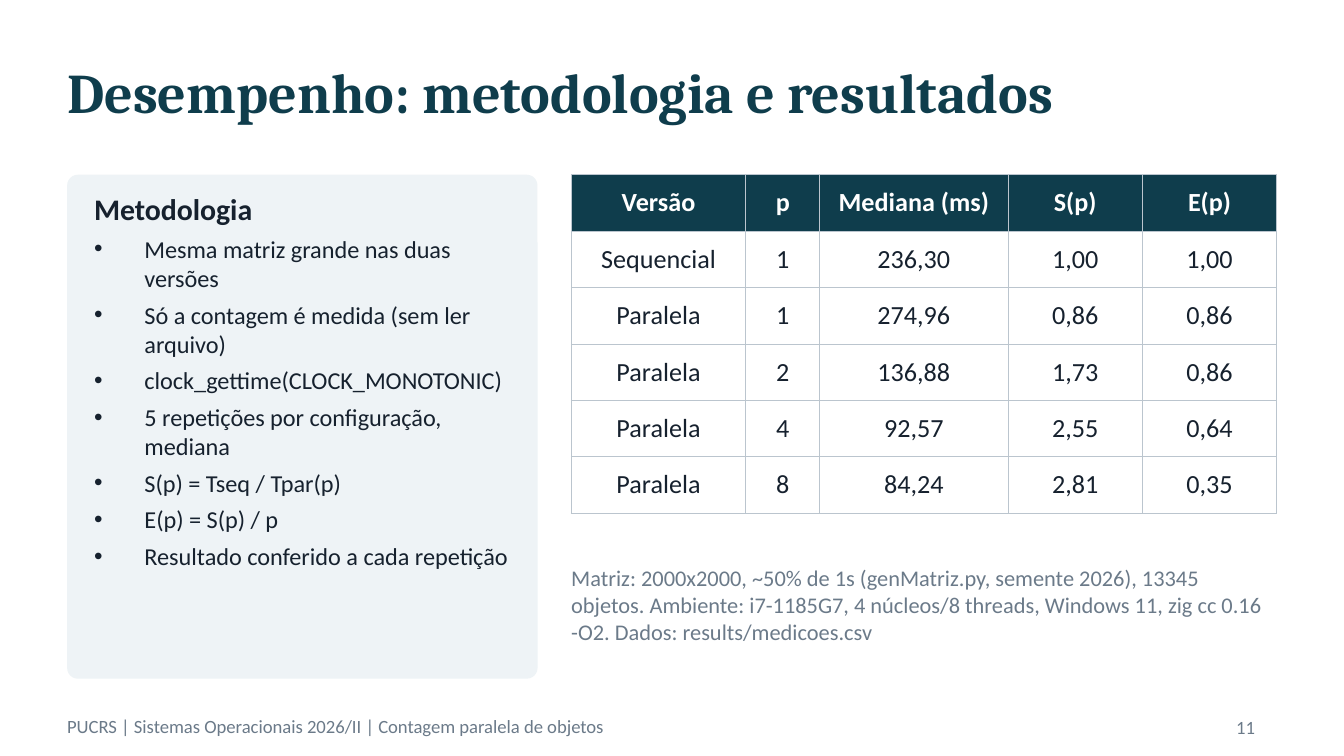
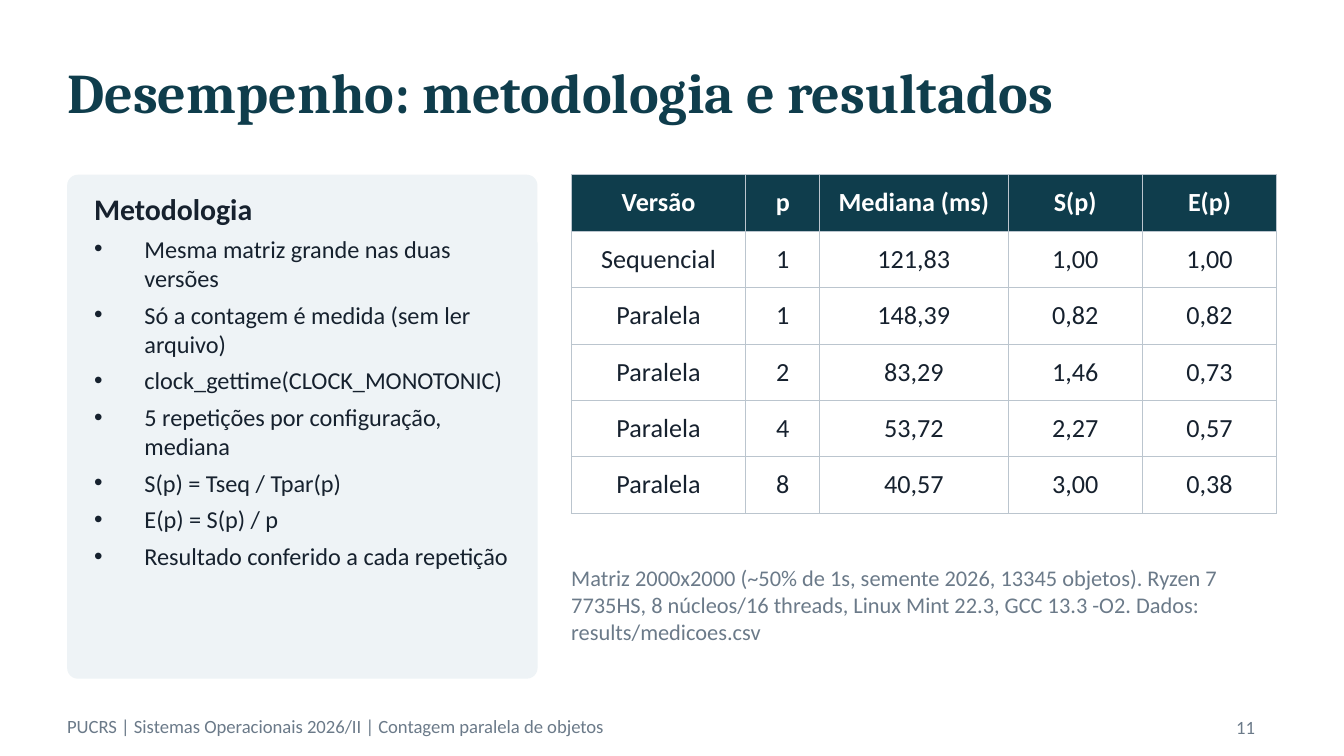
Before and after one commit to NullPointerKiller/sisop-t1, a slide deck: slide 11 of slides/apresentacao.pptx. Drawn at 1344x756 pixels with LibreOffice and Linux fonts; fonts in the diff are those of the drawing. Boxes give left, top, right and bottom in pixels: in the first picture for what was removed or moved away, otherwise in the second. Text is boxed around its words. In the diff, an @@ line names an element or a change of style, - is before the commit and + after.

```diff
--- a/slides/apresentacao.pptx
+++ b/slides/apresentacao.pptx
@@ table at (x1=571, y1=175, x2=1277, y2=500) @@
-row 2, column 3: 236,30
+row 2, column 3: 121,83
-row 3: Paralela | 1 | 274,96 | 0,86 | 0,86
+row 3: Paralela | 1 | 148,39 | 0,82 | 0,82
-row 4: Paralela | 2 | 136,88 | 1,73 | 0,86
+row 4: Paralela | 2 | 83,29 | 1,46 | 0,73
-row 5: Paralela | 4 | 92,57 | 2,55 | 0,64
+row 5: Paralela | 4 | 53,72 | 2,27 | 0,57
-row 6: Paralela | 8 | 84,24 | 2,81 | 0,35
+row 6: Paralela | 8 | 40,57 | 3,00 | 0,38
@@ text at (x1=571, y1=570, x2=1216, y2=641): text changed @@
-Matriz: 2000x2000, ~50% de 1s (genMatriz.py, semente 2026), 13345 objetos. Ambiente: i7-1185G7, 4 núcleos/8 threads, Windows 11, zig cc 0.16 -O2. Dados: results/medicoes.csv
+Matriz 2000x2000 (~50% de 1s, semente 2026, 13345 objetos). Ryzen 7 7735HS, 8 núcleos/16 threads, Linux Mint 22.3, GCC 13.3 -O2. Dados: results/medicoes.csv
```
Also in this commit, not shown: 1 other slide changed, 7 other files.
